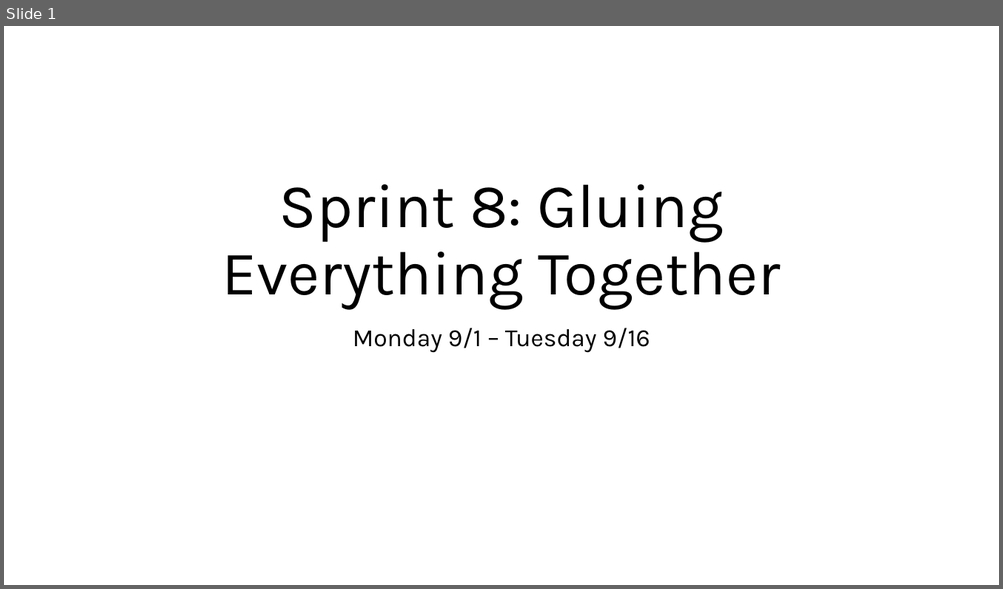
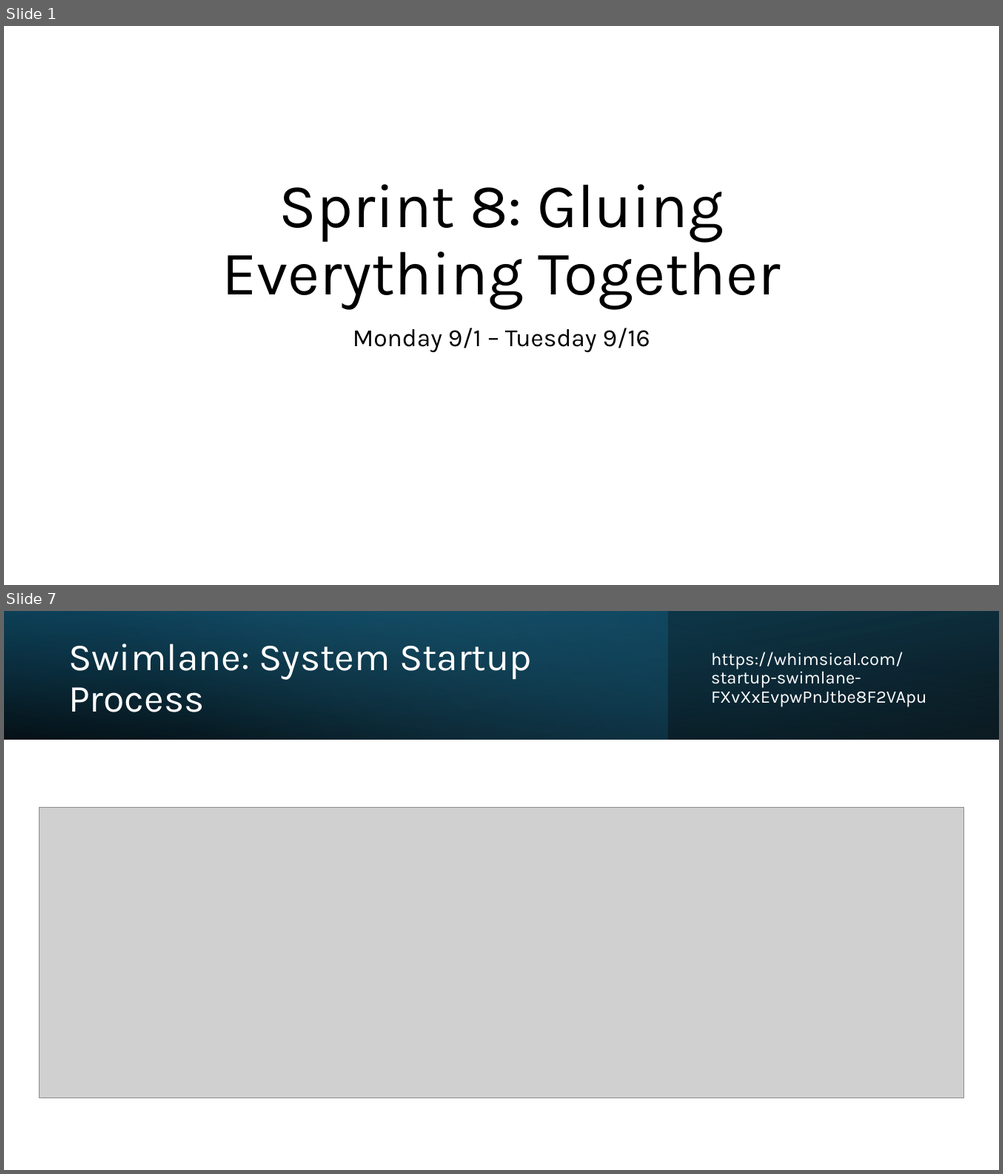
Before and after one commit to GregT7/PlanGauge, a slide deck: project_journal/standup/presentations/sprint8_standup.pptx. Shown one above the other, each under a label of ours: slide 1 before the commit, slides 1 and 7 after it; the slides between them are not shown. The pictures are 1003x589 and 1003x1174 pixels, drawn with LibreOffice and Linux fonts; fonts in the diff are those of the drawing; grey boxes stand for pictures. Boxes give left, top, right and bottom in pixels: in the first picture for what was removed or moved away, otherwise in the second. Text is boxed around its words. In the diff, an @@ line names an element or a change of style, - is before the commit and + after.

```diff
--- a/project_journal/standup/presentations/sprint8_standup.pptx
+++ b/project_journal/standup/presentations/sprint8_standup.pptx
@@ slide 7 added at [4, 611, 999, 1170], background #FFFFFF @@
@@ rectangle added at [4, 611, 999, 739], fill gradient #000000 to #104862 @@
@@ rectangle added at [4, 611, 667, 739], fill gradient #156082 to #46B1E1 @@
@@ rectangle added at [4, 611, 999, 739], fill gradient #000000 to #156082 @@
@@ title added at [68, 644, 532, 712], 37 pt, text #FFFFFF @@
+Swimlane: System Startup Process
@@ text added at [711, 652, 927, 707], 17 pt, text #FFFFFF @@
+https://whimsical.com/startup-swimlane-FXvXxEvpwPnJtbe8F2VApu
@@ picture added at [39, 807, 964, 1098] @@
```
Also in this commit, not shown: 5 slides changed, 5 other slides added, 1 slide removed, 4 other files.
